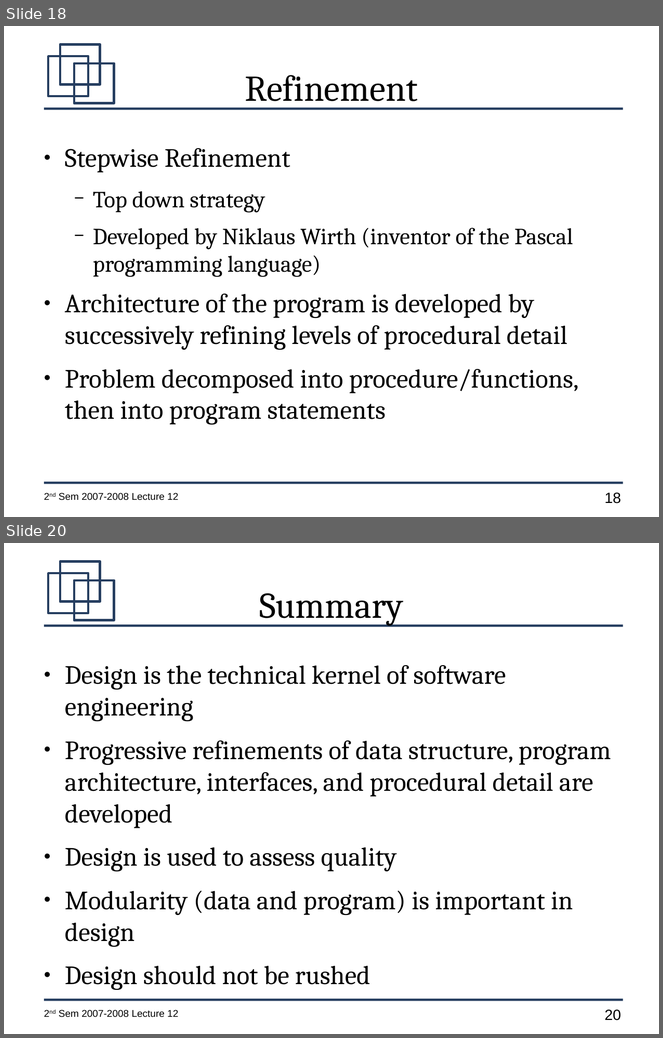
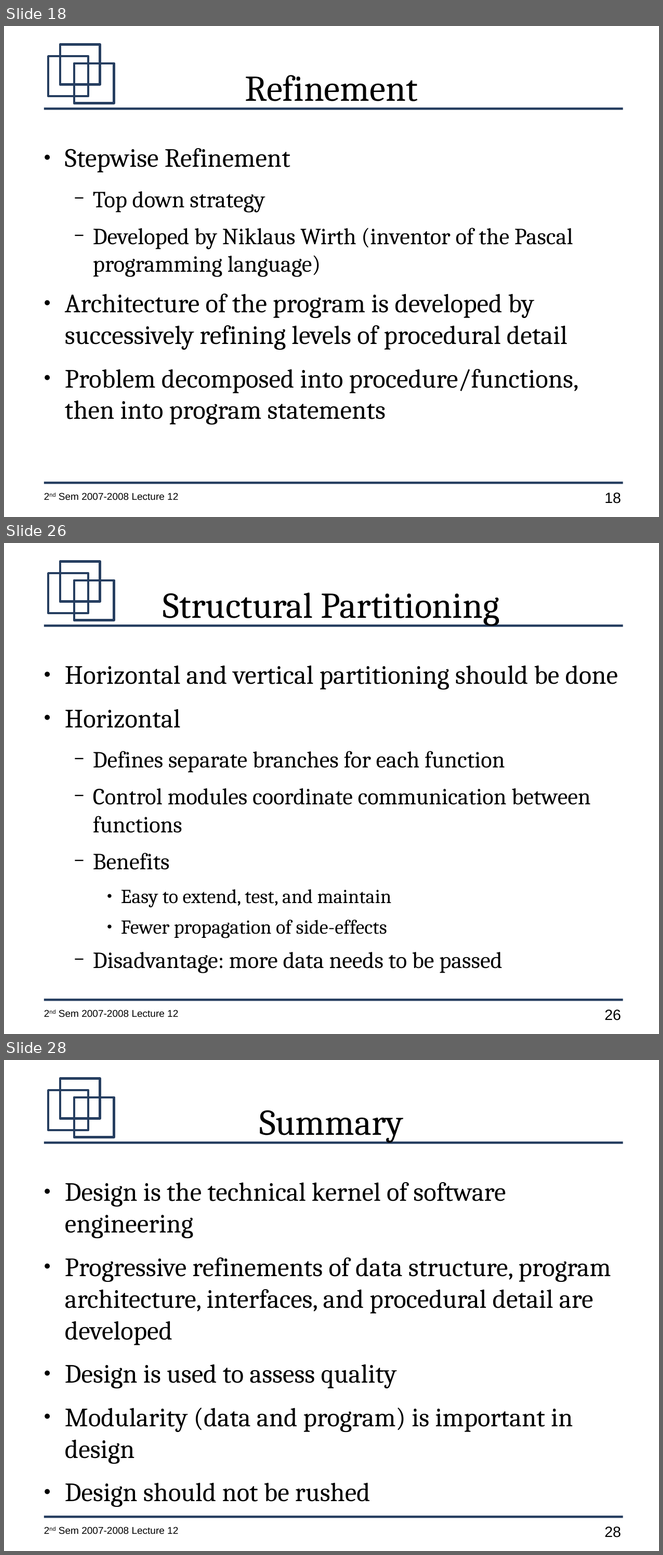
Before and after one commit to jachermocilla/jach-homepage, a slide deck: CMSC128-2nd-Sem-2007-L13.odp. Shown one above the other, each under a label of ours: slides 18 and 20 before the commit, slides 18, 26 and 28 after it; the slides between them are not shown. The pictures are 663x1038 and 663x1555 pixels, drawn with LibreOffice and Linux fonts; fonts in the diff are those of the drawing. Boxes give left, top, right and bottom in pixels: in the first picture for what was removed or moved away, otherwise in the second. Text is boxed around its words. In the diff, an @@ line names an element or a change of style, - is before the commit and + after.

```diff
--- a/CMSC128-2nd-Sem-2007-L13.odp
+++ b/CMSC128-2nd-Sem-2007-L13.odp
@@ slide 26 added at (4,543,659,1034), background #FFFFFF; not listed: 7 template elements that a slide beside it also shows @@
@@ title added at (163,592,500,626), 44 pt, text #000000 @@
+Structural Partitioning
@@ text added at (65,665,619,974), 28 pt, text #000000 @@
+● Horizontal and vertical partitioning should be done
+● Horizontal
+  − Defines separate branches for each function
+  − Control modules coordinate communication between functions
+  − Benefits
+    ● Easy to extend, test, and maintain
+    ● Fewer propagation of side-effects
+  − Disadvantage: more data needs to be passed
@@ what was slide 20 is now slide 28 @@
@@ page number at (605,1527,621,1538): text changed @@
-20
+28
```
Also in this commit, not shown: 1 slide changed, 7 other slides added.
